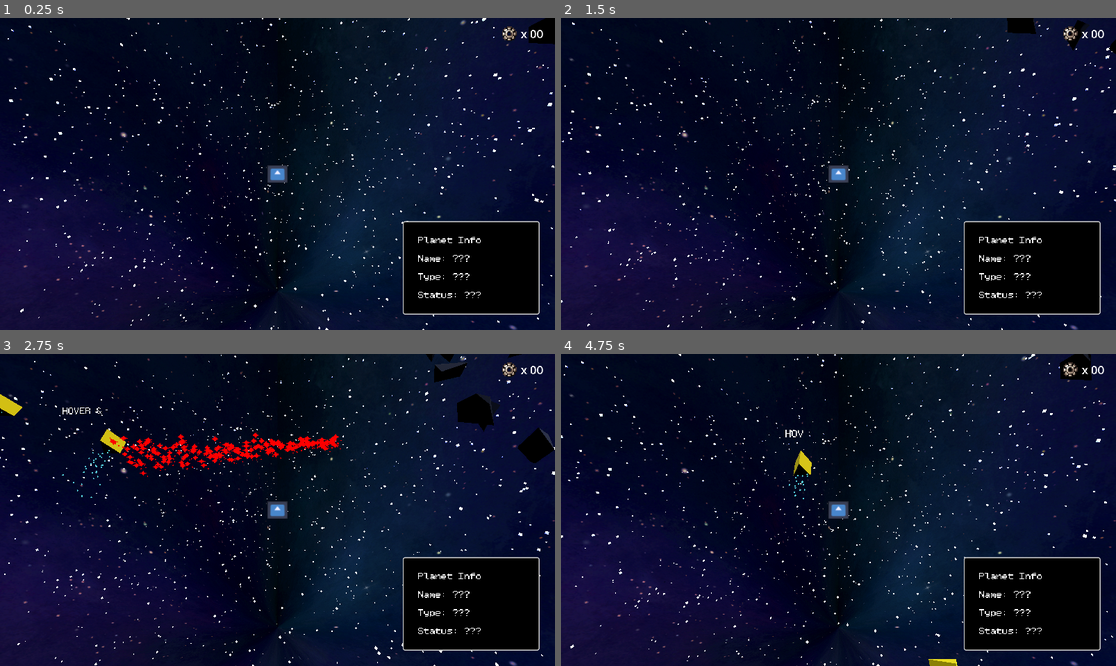
Above: before the commit, frames 1-4 (two rows, left to right).
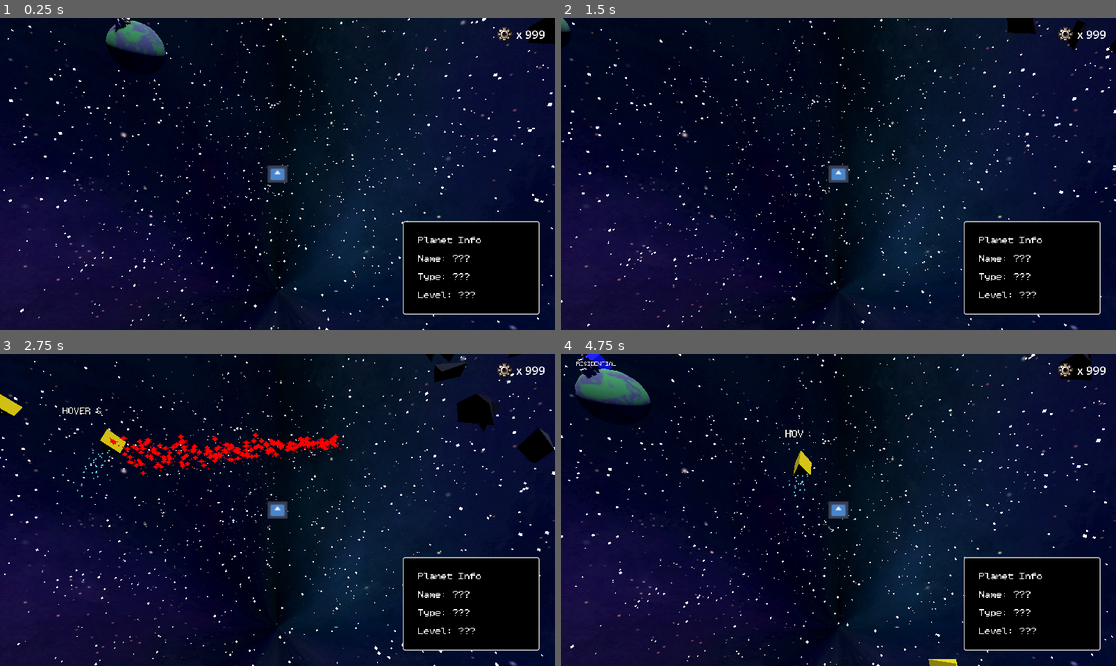
Above: after the commit, the same moments.

Repository: hazimbharis/worldlinkergame
Game: Godot game, scene res://scenes/GameScene.tscn
The game is run twice, just before and just after one commit, with the same random seed, the same clock (stepped at 60 frames per second) and the same inputs. The engine's default icon, where the game draws it, is replaced by a stand-in: a white triangle on a blue panel in a dark square.
Inputs (mouse positions are in pixels of both pictures, inside the frame that each line leads up to):
- Up to frame 1 (0.25 s): no input
- Up to frame 2 (1.5 s): tap Enter at 0.5 s; move the mouse to (960, 158) at 0.52 s; hold D (right) 0.53-1.28 s; tap 1 (1) at 0.6 s; click (960, 158) at 0.67 s; tap 2 (2) at 0.8, 1.35 s; move the mouse to (727, 189) at 1.27 s; hold S (down) from 1.28 s (still down)
- Up to frame 3 (2.75 s): click (166, 525) at 1.55 s; move the mouse to (333, 441) at 2.02 s; release S (down) at 2.03 s; press the mouse at (333, 441) at 2.03 s; hold D (right) from 2.03 s (still down); tap 1 (1) at 2.3 s
- Up to frame 4 (4.75 s): move the mouse to (810, 572) at 2.77 s; release D (right) at 2.78 s; release the mouse at (810, 572) at 2.78 s; hold W (up) 2.78-3.53 s; tap 1 (1) at 2.85, 4.55 s; click (810, 572) at 2.92 s; tap 2 (2) at 3.05, 3.6 s; move the mouse to (1005, 556) at 3.52 s; press the mouse at (1005, 556) at 3.53 s; hold A (left) from 3.53 s (still down); move the mouse to (672, 463) at 4.27 s; release the mouse at (672, 463) at 4.28 s; click (672, 463) at 4.35 s

The runs differ from the first frame. In frame 1, 1.1% of the frame differs, in the area x 19-99%, y 0-90%; in frame 2, 0.3%; in frame 3, 0.3%; in frame 4, 1.6%, in the area x 2-99%, y 0-90%.

Commit message:
added text to resource and made planet types have buildings

Diff:
--- a/assets/movable_resource_mat.tres
+++ b/assets/movable_resource_mat.tres
@@ -1,4 +1,5 @@
 [gd_resource type="StandardMaterial3D" format=3 uid="uid://btgud5j6v3cg7"]
 
 [resource]
+resource_local_to_scene = true
 albedo_color = Color(0, 0.0509804, 1, 1)
--- a/scenes/UI_Overlay.tscn
+++ b/scenes/UI_Overlay.tscn
@@ -63,16 +63,17 @@
 
 Type: ???
 
-Status: ???"
+Level: ???"
 
 [node name="ResourceContainer" type="MarginContainer" parent="."]
 anchors_preset = 1
 anchor_left = 1.0
 anchor_right = 1.0
-offset_left = -115.0
-offset_top = 13.0
-offset_right = -24.0
-offset_bottom = 53.0
+offset_left = -125.0
+offset_top = 14.0
+offset_right = -20.0
+offset_bottom = 54.0
+grow_horizontal = 0
 
 [node name="HBoxContainer" type="HBoxContainer" parent="ResourceContainer"]
 layout_mode = 2
@@ -85,7 +86,7 @@
 [node name="Label" type="Label" parent="ResourceContainer/HBoxContainer"]
 layout_mode = 2
 theme_override_font_sizes/font_size = 24
-text = "x 00"
+text = "x 999"
 justification_flags = 226
 
 [node name="PopupMenu" type="PopupMenu" parent="."]
--- a/scripts/3d_label.gd
+++ b/scripts/3d_label.gd
@@ -5,9 +5,14 @@
 @onready var viewport = $SubViewport
 @onready var label = $SubViewport/Label
 var text = "NEW CONNECTION"
+var disappear = true
 func _ready():
 	hide_textbox()
-	add_text(text)
+	match disappear:
+		true:
+			add_text(text)
+		false:
+			add_text_remain(text)
 
 func hide_textbox():
 	label.text = ""
@@ -27,3 +32,9 @@
 	await tween.finished
 
 	queue_free()
+
+func add_text_remain(next_text):
+	label.text = next_text
+	show_textbox()
+	var tween = get_tree().create_tween()
+	tween.tween_property(label, "visible_ratio", 1.0, len(next_text) * CHAR_READ_RATE)
--- a/scripts/movable_resource.gd
+++ b/scripts/movable_resource.gd
@@ -6,11 +6,12 @@
 var Velocity = Vector3.ZERO
 var dec_velocity = Vector3.ZERO
 
+var type
+
 @export var mesh:MeshInstance3D
 var multiplier = 1
 # Called when the node enters the scene tree for the first time.
 func _ready() -> void:
-
 	pass # Replace with function body.
 
 
--- a/scripts/planet.gd
+++ b/scripts/planet.gd
@@ -4,6 +4,10 @@
 
 var spin_deg:float = 0
 var orbit_deg:float = 0
+var level = 1
+
+var planetTypes = ["INDUSTRY", "RESIDENTIAL", "RESOURCE-RICH"]
+var characters = 'abcdefghijklmnopqrstuvwxyz1234567890 '
 
 @export var planet_mesh:MeshInstance3D
 @export var root:Node3D
@@ -14,6 +18,10 @@
 var basic_resource = 0:
 	set(val):
 		basic_resource = val
+		var t = load("res://scenes/3d_label.tscn").instantiate()
+		t.text = "LEVEL UP!"
+		add_child(t)
+		info.planet_status = str(basic_resource + 1)
 		print("resource increased!")
 
 func _ready() -> void:
@@ -22,9 +30,29 @@
 	orbit_deg = randi_range(1, 5)
 	randomize()
 	#info.resource_local_to_scene = true
-	info.planet_name = str(randi())
-	info.planet_type = str(randi())
-	info.planet_status = "UNREGISTERED"
+	info.planet_name = generate_word(characters, randi_range(5,12))
+	info.planet_type = planetTypes[randi_range(0,2)]
+	info.planet_status = str(level)
+
+	match info.planet_type:
+		"INDUSTRY":
+			var t = load("res://assets/models/environment/Factory.glb").instantiate()
+			add_child(t)
+			t.position = Vector3(position.x, position.y + 0.45, position.z)
+			t.scale = planet_mesh.scale
+			pass
+		"RESIDENTIAL":
+			var t = load("res://assets/models/environment/Residentials.glb").instantiate()
+			add_child(t)
+			t.position = Vector3(position.x, position.y + 0.45, position.z)
+			t.scale = planet_mesh.scale
+			pass
+		"RESOURCE-RICH":
+			var t = load("res://assets/models/environment/FoodResource.glb").instantiate()
+			add_child(t)
+			t.position = Vector3(position.x, position.y + 0.45, position.z)
+			t.scale = planet_mesh.scale
+			pass
 
 	$Timer.wait_time = info.production_seed * 3
 func _physics_process(delta: float) -> void:
@@ -66,6 +94,12 @@
 	#if closest != INF:
 		#print("closest rail at: ", closest)
 
+func generate_word(chars, length):
+	var word: String
+	var n_char = len(chars)
+	for i in range(length):
+		word += chars[randi()% n_char]
+	return word
 
 func _on_mouse_exited() -> void:
 	EventBus.emit_signal("update_attributes", PlanetAttributes.new())
@@ -85,5 +119,10 @@
 	add_child(res)
 	res.scale = Vector3(1, 1, 1)
 	res.global_position = global_position + Vector3(0, 0, 0)
+	res.type = info.planet_type
+	var t = load("res://scenes/3d_label.tscn").instantiate()
+	t.text = str(res.type)
+	t.disappear = false
+	res.add_child(t)
 	get_tree().create_tween().tween_property(res, "global_position", res.global_position + Vector3(5,0, 0).rotated(Vector3(0, 1, 0), randf() * 2 * PI), 2)
 	res.from = self
--- a/scripts/ui.gd
+++ b/scripts/ui.gd
@@ -28,10 +28,13 @@
 
 func _update_info(attributes):
 	var placeholder = [attributes.planet_name, attributes.planet_type, attributes.planet_status]
-	info.text = "Planet Info\n\nName: %s\n\nType: %s\n\nStatus: %s" % placeholder
+	info.text = "Planet Info\n\nName: %s\n\nType: %s\n\nLevel: %s" % placeholder
 	pass
 
 func _on_popup_menu_id_pressed(id):
+	match id:
+		0:
+			print(get_node("../CameraController").current_point())
 	print_debug(id)
 	pass # Replace with function body.
 
--- a/tmp/system_a.tscn
+++ b/tmp/system_a.tscn
@@ -180,8 +180,8 @@
 curve = SubResource("Curve3D_4ofne")
 
 [node name="PathFollow3D" type="PathFollow3D" parent="Planets/Path3D"]
-transform = Transform3D(0.999979, 0, 0, 0, 0.99997, 0, 0, 0, 0.999942, -7.47902, 2.29478e-06, 46.2105)
-progress = 98.2636
+transform = Transform3D(0.999979, 0, 0, 0, 0.99997, 0, 0, 0, 0.999942, -11.7615, 2.29478e-06, 17.6422)
+progress = 28.8655
 rotation_mode = 0
 tilt_enabled = false
 script = ExtResource("1_pb5d0")
@@ -196,8 +196,8 @@
 curve = SubResource("Curve3D_4ofne")
 
 [node name="PathFollow3D" type="PathFollow3D" parent="Planets/Path3D2"]
-transform = Transform3D(0.999979, 0, 0, 0, 0.99997, 0, 0, 0, 0.999942, -19.0536, 2.29478e-06, 28.1667)
-progress = 15.0436
+transform = Transform3D(0.999979, 0, 0, 0, 0.99997, 0, 0, 0, 0.999942, 9.73909, 2.29478e-06, 17.2491)
+progress = 52.1417
 rotation_mode = 0
 tilt_enabled = false
 script = ExtResource("1_pb5d0")
@@ -213,8 +213,8 @@
 curve = SubResource("Curve3D_qigem")
 
 [node name="PathFollow3D" type="PathFollow3D" parent="Planets/Path3D3"]
-transform = Transform3D(0.999979, 0, 0, 0, 0.99997, 0, 0, 0, 0.999942, -58.5271, -2.43187e-05, -12.3897)
-progress = 382.561
+transform = Transform3D(0.999979, 0, 0, 0, 0.99997, 0, 0, 0, 0.999942, 54.5961, -2.43187e-05, -10.2771)
+progress = 120.223
 rotation_mode = 0
 tilt_enabled = false
 script = ExtResource("1_pb5d0")
@@ -230,8 +230,8 @@
 curve = SubResource("Curve3D_v7hdl")
 
 [node name="PathFollow3D" type="PathFollow3D" parent="Planets/Path3D4"]
-transform = Transform3D(0.999979, 0, 0, 0, 0.99997, 0, 0, 0, 0.999942, 19.2387, -2.43187e-05, 154.844)
-progress = 344.433
+transform = Transform3D(0.999979, 0, 0, 0, 0.99997, 0, 0, 0, 0.999942, -24.902, -2.43187e-05, 20.0831)
+progress = 70.7787
 rotation_mode = 0
 tilt_enabled = false
 script = ExtResource("1_pb5d0")
@@ -247,8 +247,8 @@
 curve = SubResource("Curve3D_0ujxb")
 
 [node name="PathFollow3D" type="PathFollow3D" parent="Planets/Path3D5"]
-transform = Transform3D(0.999979, 0, 0, 0, 0.99997, 0, 0, 0, 0.999942, -19.1516, -2.43187e-05, 61.1749)
-progress = 4.71437
+transform = Transform3D(0.999979, 0, 0, 0, 0.99997, 0, 0, 0, 0.999942, 3.71245, -2.43187e-05, 64.4416)
+progress = 71.502
 rotation_mode = 0
 tilt_enabled = false
 script = ExtResource("1_pb5d0")
@@ -318,8 +318,8 @@
 curve = SubResource("Curve3D_6k3yn")
 
 [node name="PathFollow3D" type="PathFollow3D" parent="Planets/Path3D6"]
-transform = Transform3D(-0.163295, 0, -0.986575, 0, 1, 0, 0.986575, 0, -0.163295, -415.517, 0, -120.381)
-progress = 68.001
+transform = Transform3D(-0.492664, 0, 0.870214, 0, 1, 0, -0.870214, 0, -0.492664, -396.308, 0, 20.4873)
+progress = 277.426
 script = ExtResource("1_pb5d0")
 speed = 0.01
 
